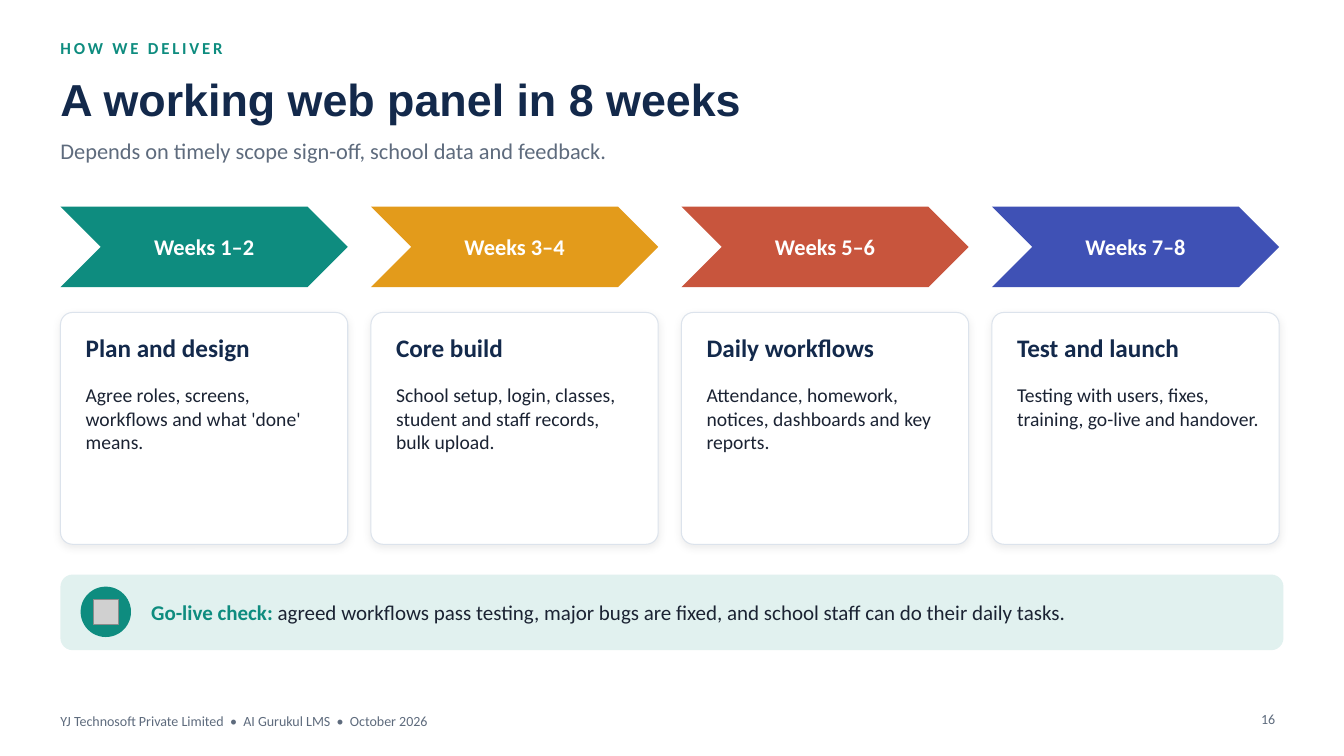
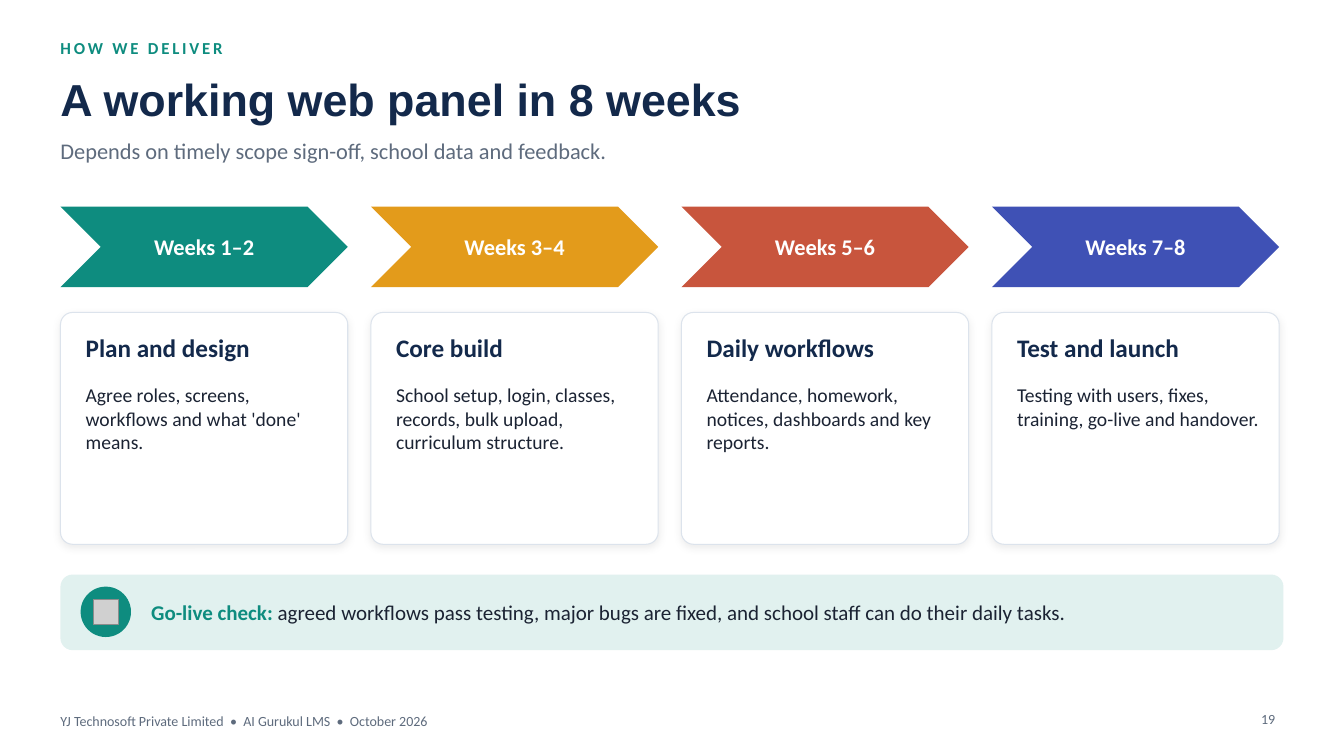
Before and after one commit to yatindradhurwe/yjtechnosoft, a slide deck: slide 19 of AI_Gurukul_Chhattisgarh_Edition.pptx (slide 16 before the commit). Drawn at 1344x756 pixels with LibreOffice and Linux fonts; fonts in the diff are those of the drawing; grey boxes stand for pictures. Boxes give left, top, right and bottom in pixels: in the first picture for what was removed or moved away, otherwise in the second. Text is boxed around its words. In the diff, an @@ line names an element or a change of style, - is before the commit and + after.

```diff
--- a/AI_Gurukul_Chhattisgarh_Edition.pptx
+++ b/AI_Gurukul_Chhattisgarh_Edition.pptx
@@ text at box(396, 388, 615, 449): text changed @@
-School setup, login, classes, student and staff records, bulk upload.
+School setup, login, classes, records, bulk upload, curriculum structure.
@@ page number at box(1261, 715, 1275, 724): text changed @@
-16
+19
```
Also in this commit, not shown: 3 other slides changed, 6 slides added, 1 slide removed.
